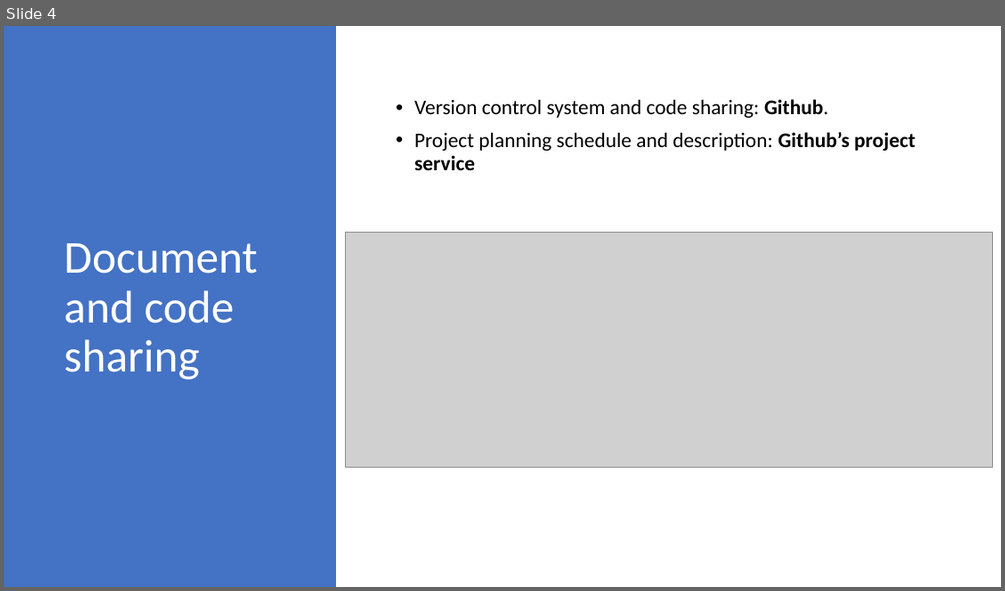
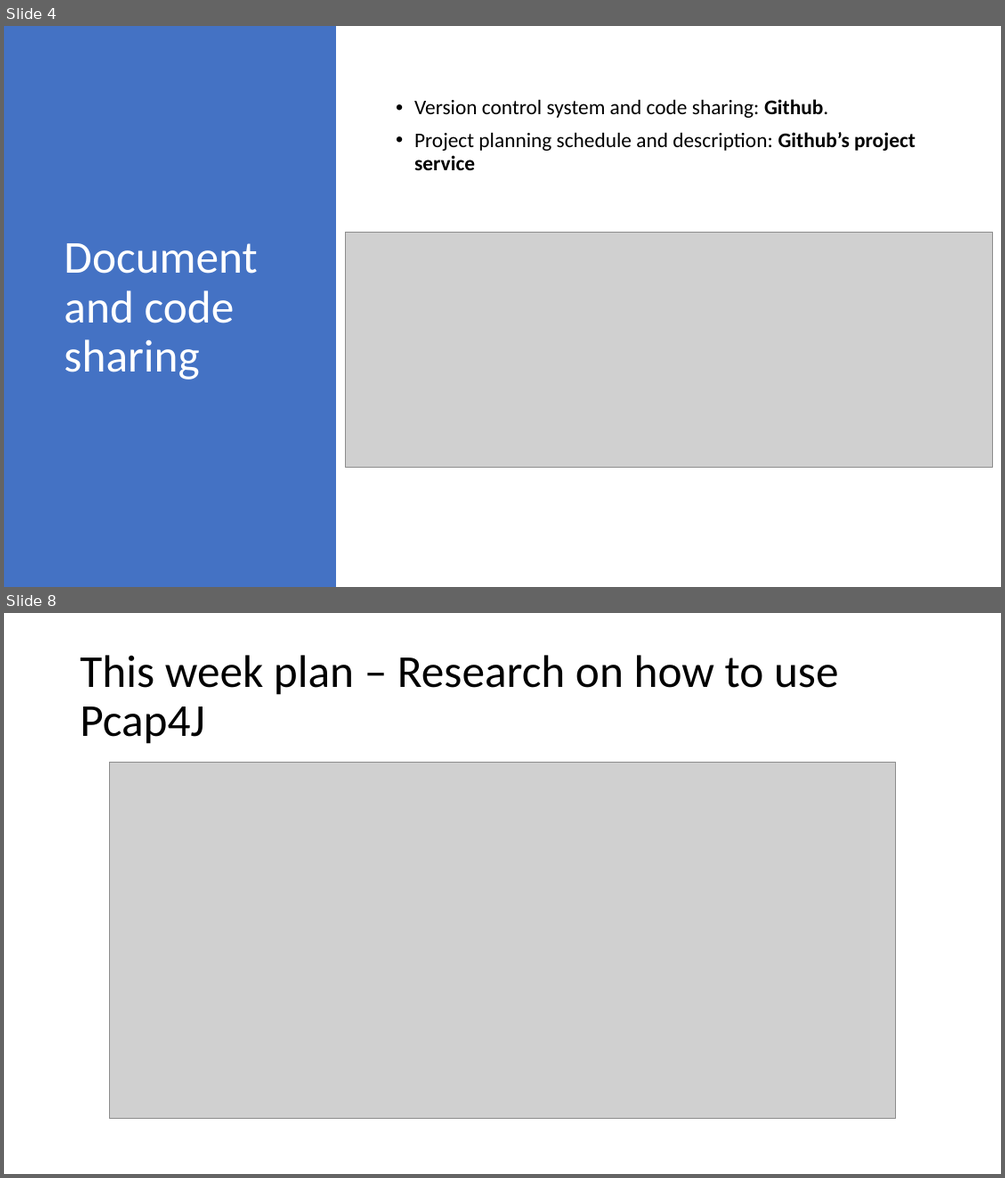
Before and after one commit to letung3105/csproject-2020-siem, a slide deck: SecondWeek-Presentation.pptx. Shown one above the other, each under a label of ours: slide 4 before the commit, slides 4 and 8 after it; the slides between them are not shown. The pictures are 1005x591 and 1005x1178 pixels, drawn with LibreOffice and Linux fonts; fonts in the diff are those of the drawing; grey boxes stand for pictures. Boxes give left, top, right and bottom in pixels: in the first picture for what was removed or moved away, otherwise in the second. Text is boxed around its words. In the diff, an @@ line names an element or a change of style, - is before the commit and + after.

Commit message:
Added this week (2nd week) plan

```diff
--- a/SecondWeek-Presentation.pptx
+++ b/SecondWeek-Presentation.pptx
@@ slide 8 added at (x1=4, y1=613, x2=1001, y2=1174), background #FFFFFF @@
@@ title added at (x1=80, y1=655, x2=839, y2=744), 44 pt, text #000000 @@
+This week plan – Research on how to use Pcap4J
@@ picture added at (x1=109, y1=763, x2=896, y2=1119) @@
```
Also in this commit, not shown: 4 other slides added.
